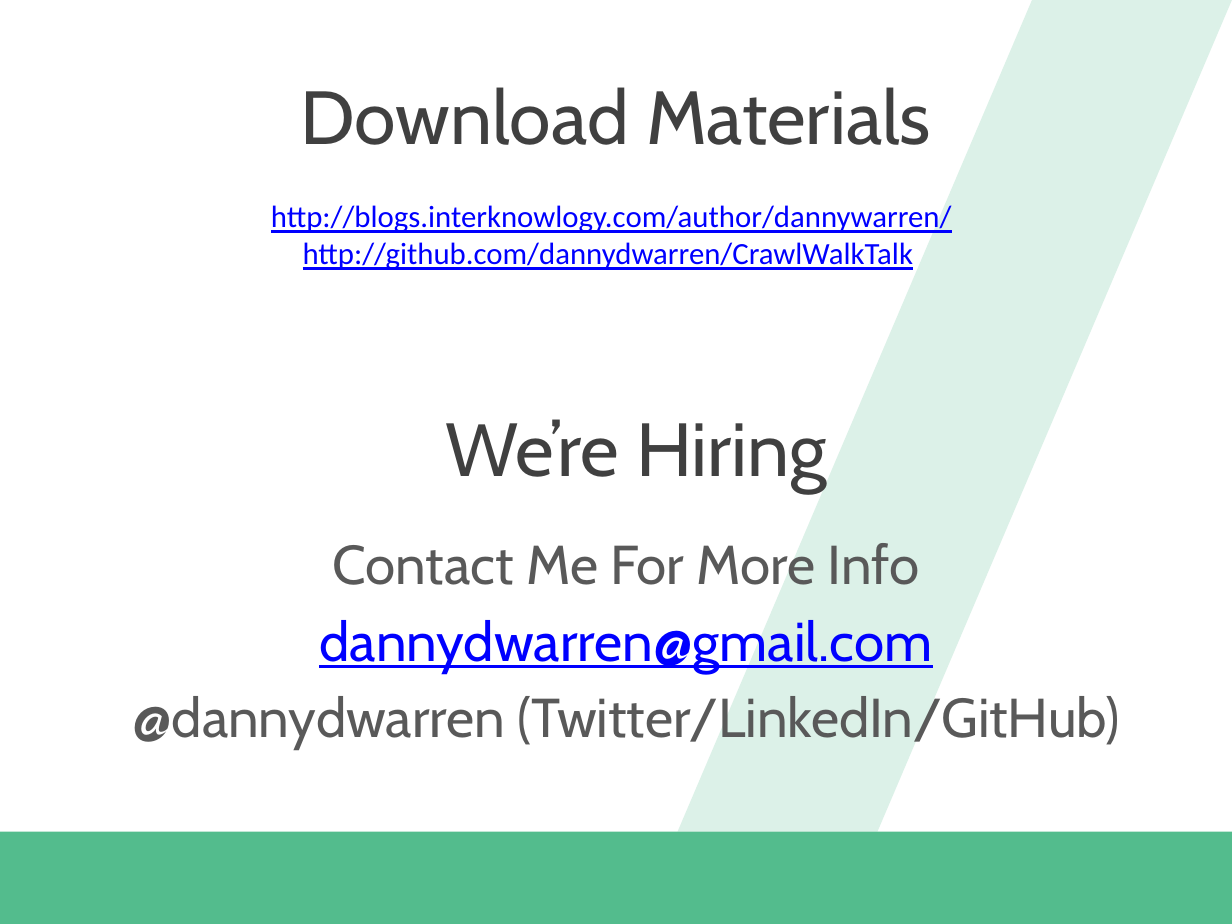
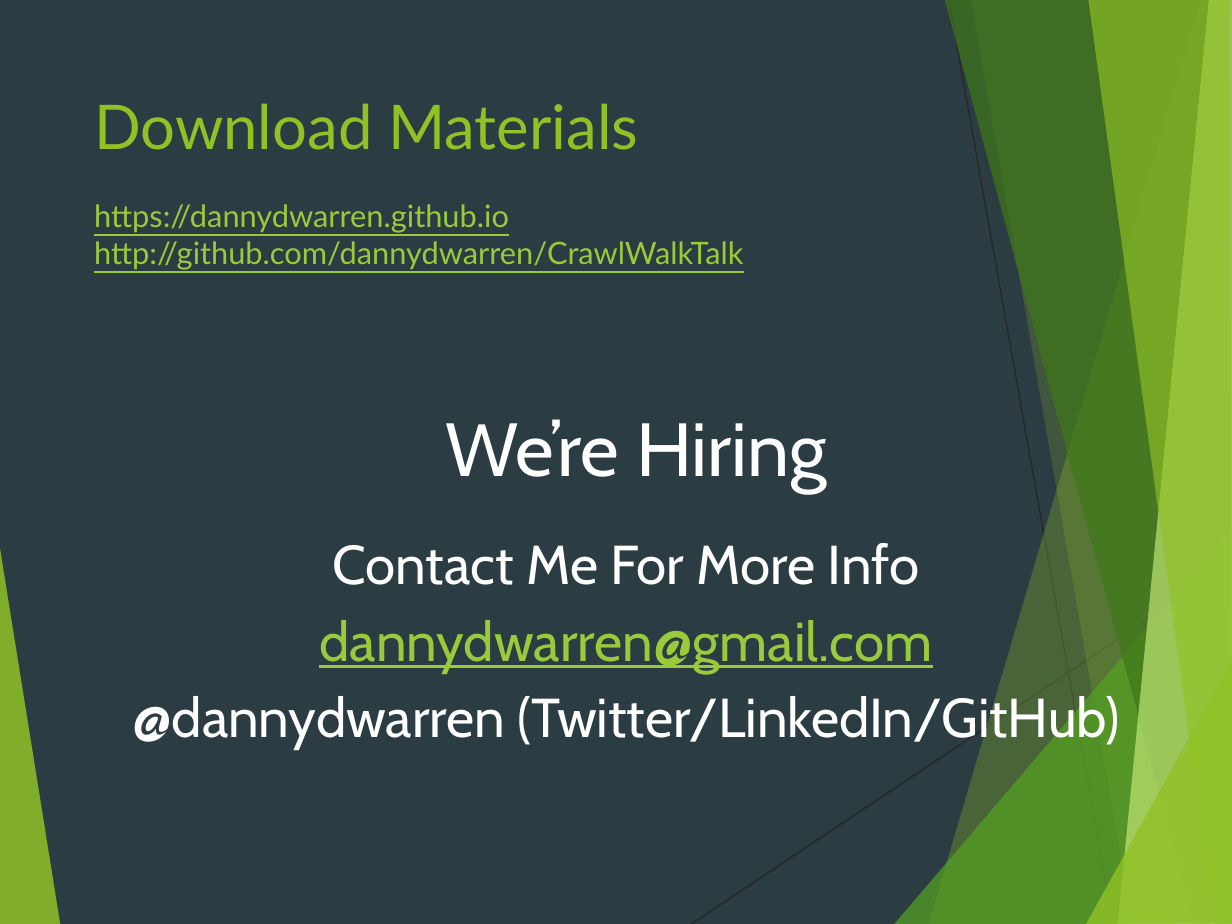
Before and after one commit to dannydwarren/CrawlWalkTalk, a slide deck: slide 6 of App And Page Lifecycle/Creating Great Windows Universal User Experiences.pptx (slide 5 before the commit). Drawn at 1232x924 pixels with LibreOffice and Linux fonts; fonts in the diff are those of the drawing; background and template pictures are left out. Boxes give left, top, right and bottom in pixels: in the first picture for what was removed or moved away, otherwise in the second. Text is boxed around its words. In the diff, an @@ line names an element or a change of style, - is before the commit and + after.

```diff
--- a/App And Page Lifecycle/Creating Great Windows Universal User Experiences.pptx
+++ b/App And Page Lifecycle/Creating Great Windows Universal User Experiences.pptx
@@ background #FFFFFF to #2C3C43 @@
@@ parallelogram removed at (x1=678, y1=0, x2=1232, y2=832) @@
@@ title "Download Materials" moved from (x1=300, y1=87, x2=931, y2=145) to (x1=94, y1=103, x2=638, y2=150) @@
@@ title "Download Materials" at (x1=94, y1=103, x2=638, y2=150): size 44 to 36 pt, font Cabin to Lato, text colour #404040 to #90C226; alignment centre to left; vertical alignment middle to top @@
@@ text "https://dannydwarren.github.io" moved from (x1=271, y1=205, x2=952, y2=270) to (x1=94, y1=204, x2=743, y2=270) @@
@@ text at (x1=94, y1=204, x2=509, y2=233): text changed; font Calibri to Lato; text colour #0000FF to #99CA3C @@
-http://blogs.interknowlogy.com/author/dannywarren/
+https://dannydwarren.github.io
@@ text at (x1=94, y1=241, x2=743, y2=270): font Calibri to Lato, text colour #0000FF to #99CA3C in "http://github.com/dannydwarren/CrawlWalkTalk"; alignment centre to left @@
@@ text "We’re Hiring" at (x1=446, y1=419, x2=827, y2=492): text colour #404040 to #FFFFFF @@
@@ text "Contact Me For More Info" at (x1=132, y1=543, x2=1120, y2=750): text colour #595959 to #FFFFFF in "Contact Me For More Info", "@dannydwarren (Twitter/LinkedIn/GitHub)"; text colour #0000FF to #99CA3C in "dannydwarren@gmail.com" @@
@@ group added at (x1=0, y1=0, x2=1232, y2=924): 8 freeform shapes, 2 lines @@
@@ rectangle removed at (x1=0, y1=832, x2=1232, y2=924) @@
```
Also in this commit, not shown: 2 other slides changed, 3 slides added, 2 slides removed.
